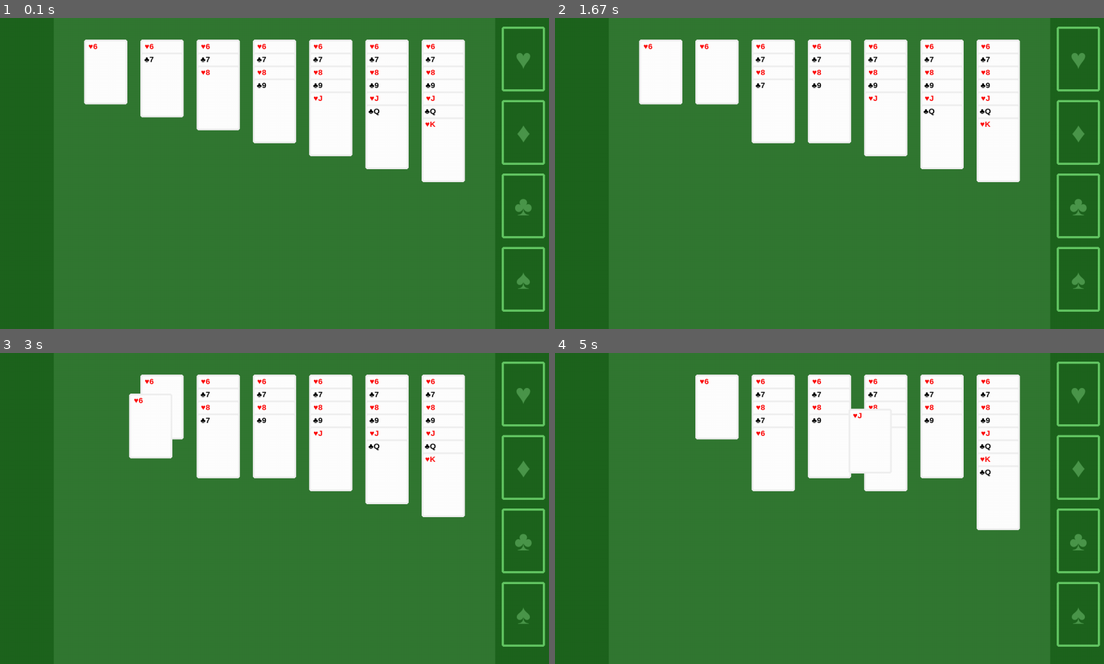
Above: before the commit, frames 1-4 (two rows, left to right).
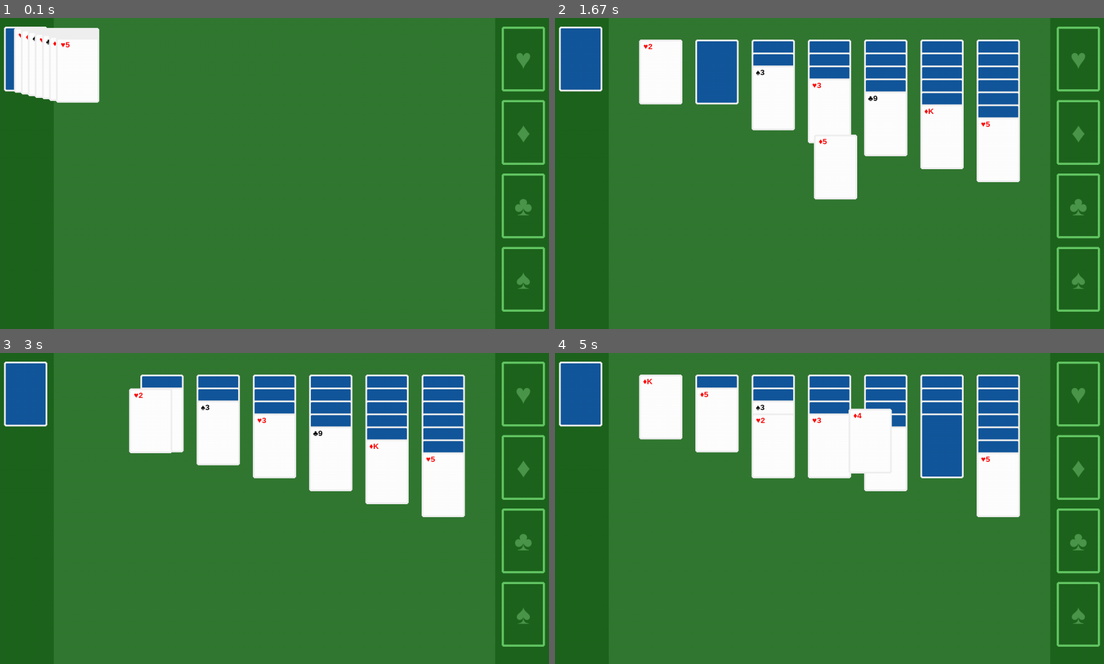
Above: after the commit, the same moments.

Repository: billydanke/Solitaire
Game: pygame game, started from Application.py
Two runs of this game, one before a commit and one after it. Both use one fixed random seed, a clock stepped at 60 frames per second and the inputs below.
Inputs (mouse positions are in pixels of both pictures, inside the frame that each line leads up to):
- Up to frame 1 (0.1 s): no input
- Up to frame 2 (1.67 s): press the mouse at (697, 176) at 0.37 s; move the mouse to (791, 207) at 0.47 s; release the mouse at (884, 241) at 0.6 s; click (697, 111) at 1.22 s; press the mouse at (697, 111) at 1.53 s; move the mouse to (834, 167) at 1.63 s
- Up to frame 3 (3 s): release the mouse at (417, 558) at 1.77 s; click (104, 402) at 2.88 s
- Up to frame 4 (5 s): click (944, 468) at 4.12 s; press the mouse at (944, 468) at 4.87 s; move the mouse to (867, 440) at 4.97 s

The runs differ from the first frame. In frame 1, 22% of the frame differs, in the area x 0-85%, y 2-53%; in frame 2, 11%; in frame 3, 8.3%; in frame 4, 11%.

Commit message:
draw pile implemented

Diff:
--- a/Application.py
+++ b/Application.py
@@ -17,16 +17,11 @@
 menu.addContentItem(leftRect) # Note that order you add content items to the menu is the draw order
 menu.addContentItem(rightRect)
 
-drawPile = DrawPile(30,20)
+drawPile = DrawPile(15,20, 10)
 menu.addContentItem(drawPile)
 
 for i in range(1,8):
-    cardLane = CardLane(200 + (i-1) * (DeckManager.cardSize[0] + 30), 50, i, 30)
-    for j in range(0,i):
-        if(j % 2 == 0):
-            cardLane.cards.append(Card(cardLane.x,cardLane.y + (j*30),"Hearts",j+6,False,cardLane,True))
-        else:
-            cardLane.cards.append(Card(cardLane.x,cardLane.y + (j*30),"Clubs",j+6,False,cardLane,True))
+    cardLane = CardLane(200 + (i-1) * (DeckManager.cardSize[0] + 30), 50, i, DeckManager.cardSpacing)
 
     menu.addContentItem(cardLane)
 
@@ -41,6 +36,8 @@
 menu.addContentItem(stackSpades)
 
 menu.isDrawn = True
+
+DeckManager.populateLanes()
 
 def draw():
 
--- a/Card.py
+++ b/Card.py
@@ -53,6 +53,16 @@
             # Get children cards and append them as well
             childCards:list[Card] = self.owner.getChildCards(self)
 
+            # If the owner is DrawPile, set the cheaty flip on the card below
+            if(self.owner.type == "DrawPile"):
+                prevCard:Card = None
+                if(len(self.owner.cards) > 1):
+                    prevCard = self.owner.cards[-2]
+                if(prevCard != None and not (prevCard in self.owner.pileCards)):
+                    # At this point, we know that the prevCard is the card below the topmost
+                    prevCard.flippedOver = True
+                    print(f"set card {prevCard.labelText} to cheaty flipped")
+
             self.owner.cards.remove(self)
 
             for index,card in enumerate(childCards):
@@ -121,7 +131,7 @@
             # Assign the new ownership if applicable
             if(destination != None):
                 _,_,card = self.owner.getTopmostCard()
-                if(card != None and card.flippedOver): # Unflip the card above in the original lane
+                if(self.owner.type != "DrawPile" and card != None and card.flippedOver): # Unflip the card above in the original lane
                     card.setFlipState(False)
 
                 self.owner = destination
@@ -160,7 +170,7 @@
             if(destination != None):
                 if(destination != None):
                     _,_,card = self.owner.getTopmostCard()
-                    if(card != None and card.flippedOver): # Unflip the card above in the original lane
+                    if(self.owner.type != "DrawPile" and card != None and card.flippedOver): # Unflip the card above in the original lane
                         card.setFlipState(False)
 
                 self.owner = destination
@@ -194,7 +204,7 @@
 
     def matchParentCard(self):
         if(self.moveWithCard and self.parentCard != None):
-            self.setPosition(self.parentCard.x, self.parentCard.y + 30)
+            self.setPosition(self.parentCard.x, self.parentCard.y + DeckManager.cardSpacing)
 
     def lerpTo(self, x, y, speed):
         self.lerpSourceX = self.x
@@ -217,8 +227,6 @@
             self.flippedOver = True
             self.cardRectangle.setColor((19,87,156))
             self.cardLabel.isDrawn = False
-            if(self.owner.laneNumber == 1):
-                print(self.cardRectangle.color)
         else:
             self.flippedOver = False
             self.cardRectangle.setColor((255,255,255))
@@ -285,6 +293,15 @@
                         card.parentCard = None
                         card.childCard = None
 
+                    # And then make sure there is no cheaty flip on the DrawPile top card
+                    topCard:Card = None
+                    if(len(DeckManager.drawPile.cards) > 0):
+                        topCard = DeckManager.drawPile.cards[-1]
+                    if(topCard != None and not (topCard in DeckManager.drawPile.pileCards)):
+                        # At this point, we know that the prevCard is the card below the topmost
+                        topCard.flippedOver = False
+                        print(f"fixed card {topCard.labelText}'s flip")
+
                 else:
                     x = (1 - self.interpolationFactor) * self.lerpSourceX + self.interpolationFactor * self.lerpTargetX
                     y = (1 - self.interpolationFactor) * self.lerpSourceY + self.interpolationFactor * self.lerpTargetY
--- a/CardLane.py
+++ b/CardLane.py
@@ -14,6 +14,7 @@
         self.cards: list[Card] = []
 
         self.isDrawn = True
+        self.type = "CardLane"
 
         DeckManager.laneList.append(self)
 
--- a/DeckManager.py
+++ b/DeckManager.py
@@ -1,4 +1,5 @@
 import random
+import EventManager
 from Card import Card
 from CardLane import CardLane
 from SuitStack import SuitStack
@@ -9,10 +10,11 @@
 deck = [(suit,value) for suit in suits for value in values]
 
 cardSize = [100, 150]
+cardSpacing = 30
 
-laneList = []
+laneList:list[CardLane] = []
 suitStackList = []
-drawPile = None
+drawPile:DrawPile = None
 
 grabbedCardList = []
 
@@ -21,11 +23,43 @@
     deck.remove(card)
     return card
 
+def populateLanes():
+    # Start here tomorrow: grab cards off the top of the draw pile and put them into the lanes.
+    #                      all cards remain flipped except for the last of each lane.
+
+    if(drawPile == None):
+        return
+
+    for lane in laneList:
+        for i in range(0,lane.laneNumber):
+            # Take a top card off the pile.
+            _,_,card = drawPile.getTopmostCard()
+
+            # Cards need their owner set to their lane
+            card.owner = lane
+
+            # They then need to lerp to their lanes.
+            card.lerpTo(card.owner.x,card.owner.getCardDropPosition(),0.025)
+
+            # Remove the card from the drawPiles cards list and add it to its new owner lane's card list
+            drawPile.cards.remove(card)
+            drawPile.pileCards.remove(card)
+            card.owner.cards.append(card)
+
+            # Re-add the EventManager's card list to make sure we click the topmost card
+            EventManager.cardList.remove(card)
+            EventManager.cardList.append(card)
+
+            # Flip the topmost card to be face up
+            if(i == lane.laneNumber-1):
+                card.setFlipState(False)
+
+
 def laneCardAcceptanceCheck(card: Card, lane: CardLane) -> bool:
     topCardSuit,topCardNumber,_ = lane.getTopmostCard()
     #print("lane:",lane.laneNumber,"topCardSuit:",topCardSuit,"topCardNumber:",topCardNumber,"Current card number:",card.cardNumber,"Lane Count:",len(lane.cards))
 
-    if(type(card.owner) == CardLane and lane.laneNumber == card.owner.laneNumber):
+    if(card.owner.type == "CardLane" and lane.laneNumber == card.owner.laneNumber):
         return False
 
     # Number check
--- a/DrawPile.py
+++ b/DrawPile.py
@@ -1,22 +1,91 @@
 import DeckManager
+import EventManager
+import PyGameComponents
 from Card import Card
 
 class DrawPile():
-    def __init__(self,x,y):
+    def __init__(self,x,y,drawShiftOffset):
         self.x = x
         self.y = y
         self.width = DeckManager.cardSize[0]
         self.height = DeckManager.cardSize[1]
+        self.drawShiftOffset = drawShiftOffset
+
+        self.backgroundRectangle = PyGameComponents.Rectangle(self.x, self.y, self.width, self.height, (100,200,100), 255, 5, 5)
+        self.backgroundLabel = PyGameComponents.Text(self.x + self.width/2, self.y + self.height/2, "+", 'arial', 64, (75,150,75),True)
 
         self.cards: list[Card] = []
+        self.pileCards: list[Card] = [] # This is the list SPECIFICALLY for cards IN the pile, so any that get flipped over will NOT be a part of this list.
+
+        self.pressed = False
 
         self.isDrawn = True
+        self.type = "DrawPile"
+
+        DeckManager.drawPile = self
+        self.PopulateCards()
+
+    def pressDown(self):
+        if(self.isDrawn):
+            self.pressed = True
+
+    def pressUp(self):
+        self.pressed = False
+
+        # Get the top card.
+        _,_,card = self.getTopmostCard()
+
+        # If we get a card like normal, flip it and move it down for viewing
+        if(card != None):
+            self.bringCardDown(card)
+
+        # If we get a None card, loop all of the cards back over.
+        else:
+            self.loopCardsBack()
+
+    def bringCardDown(self, card:Card):
+        # Remove card from pileCards list
+        self.pileCards.remove(card)
+
+        # Flip the card to be face up
+        card.setFlipState(False)
+
+        # Remove and re-add the card to the card list
+        self.cards.remove(card)
+        self.cards.append(card)
+
+        # Remove and re-add the card to EventManager's card list
+        EventManager.cardList.remove(card)
+        EventManager.cardList.append(card)
+
+        # Move the card down below the rest of the pile
+        y = self.y + self.height + self.drawShiftOffset
+        card.lerpTo(self.x,y,0.1)
+
+    def loopCardsBack(self):
+        # Reverse the card list
+        self.cards.reverse()
+
+        # Reset PileCards list
+        # Flip the cards upside down
+        # Move the cards back to their original positions
+        for card in self.cards:
+            self.pileCards.append(card)
+            card.setFlipState(True)
+            card.lerpTo(self.x,self.y,0.1)
+
+    def PopulateCards(self):
+        while(len(DeckManager.deck) > 0):
+            suit,number = DeckManager.drawCard()
+            card = Card(self.x,self.y,suit,number,True,self,True)
+            self.cards.append(card)
+            self.pileCards.append(card)
 
     def getTopmostCard(self) -> tuple[str,int,Card]:
-        if(len(self.cards) == 0): # This is an empty stack.
+        if(len(self.pileCards) == 0): # This is an empty stack.
             return "None", 0, None
 
-        topCard: Card.Card = self.cards[-1]
+        topCard: Card.Card = self.pileCards[-1]
         return topCard.cardSuit, topCard.cardNumber, topCard
 
     def getChildCards(self, card: Card) -> list[Card]:
@@ -24,5 +93,8 @@
 
     def draw(self,screen):
         if(self.isDrawn):
+            self.backgroundRectangle.draw(screen)
+            self.backgroundLabel.draw(screen)
+
             for card in self.cards:
                 card.draw(screen)
--- a/EventManager.py
+++ b/EventManager.py
@@ -1,5 +1,6 @@
 import pygame
 from datetime import datetime
+import DeckManager
 import Utils
 
 buttonList = []
@@ -49,6 +50,9 @@
                     if(len(cardsHit) != 0):
                         cardsHit[-1].pressDown()
 
+                    if DeckManager.drawPile != None and Utils.PointWithinBounds(clickPoint,DeckManager.drawPile) and DeckManager.drawPile.isDrawn:
+                        DeckManager.drawPile.pressDown()
+
             if event.type == pygame.MOUSEBUTTONUP:
                 lastInteractionTimestamp = datetime.now()
                 if event.button	== 1:
@@ -59,3 +63,5 @@
                     for c in cardList:
                         if c.pressed:
                             c.pressUp()
+                    if DeckManager.drawPile != None and DeckManager.drawPile.pressed:
+                        DeckManager.drawPile.pressUp()
--- a/SuitStack.py
+++ b/SuitStack.py
@@ -16,6 +16,7 @@
         self.cards: list[Card] = []
 
         self.isDrawn = True
+        self.type = "SuitStack"
 
         DeckManager.suitStackList.append(self)
 
